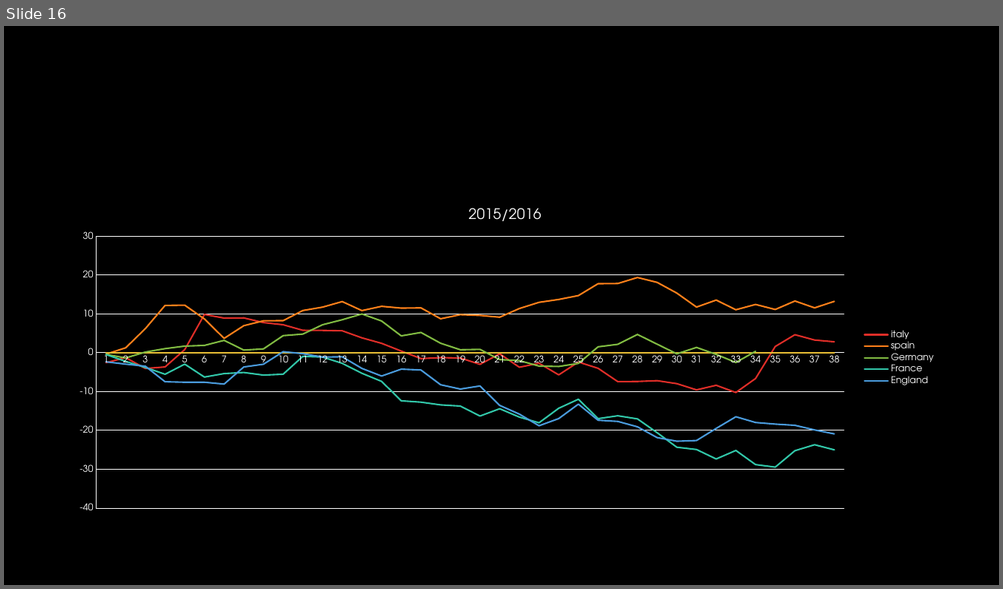
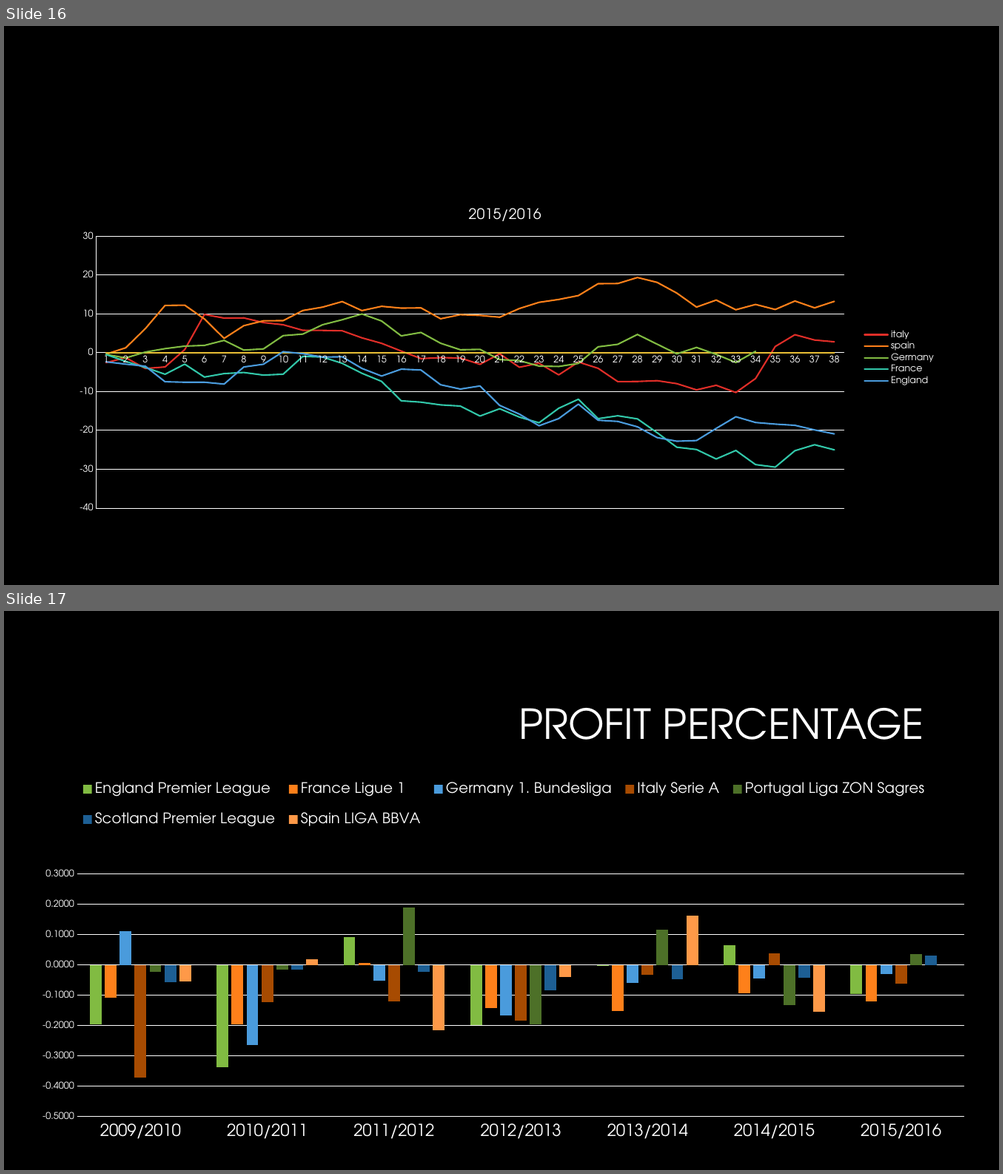
Before and after one commit to P1Analytics/DataMining-Football-Match-Prediction, a slide deck: TODO/spa_presentation.pptx. Shown one above the other, each under a label of ours: slide 16 before the commit, slides 16 and 17 after it. The pictures are 1003x589 and 1003x1174 pixels, drawn with LibreOffice and Linux fonts; fonts in the diff are those of the drawing; background and template pictures are left out. Boxes give left, top, right and bottom in pixels: in the first picture for what was removed or moved away, otherwise in the second. Text is boxed around its words. In the diff, an @@ line names an element or a change of style, - is before the commit and + after.

```diff
--- a/TODO/spa_presentation.pptx
+++ b/TODO/spa_presentation.pptx
@@ slide 17 added at (4,611,999,1170), background #000000 @@
@@ title added at (518,708,924,740), 40 pt, text #FFFFFF @@
+PROFIT PERCENTAGE
@@ column chart added at (33,766,979,1147) @@
+categories: 2009/2010, 2010/2011, 2011/2012, 2012/2013, 2013/2014, 2014/2015, 2015/2016
+England Premier League: -0.19, -0.34, 0.09, -0.2, 0, 0.07, -0.1
+France Ligue 1: -0.11, -0.2, 0.01, -0.14, -0.15, -0.09, -0.12
+Germany 1. Bundesliga: 0.11, -0.26, -0.05, -0.17, -0.06, -0.05, -0.03
+Italy Serie A: -0.37, -0.12, -0.12, -0.18, -0.03, 0.04, -0.06
+Portugal Liga ZON Sagres: -0.02, -0.02, 0.19, -0.2, 0.12, -0.13, 0.04
+Scotland Premier League: -0.06, -0.01, -0.02, -0.08, -0.05, -0.04, 0.03
+Spain LIGA BBVA: -0.05, 0.02, -0.21, -0.04, 0.16, -0.15, -
```
Also in this commit, not shown: 1 other slide added, 2 other files.
